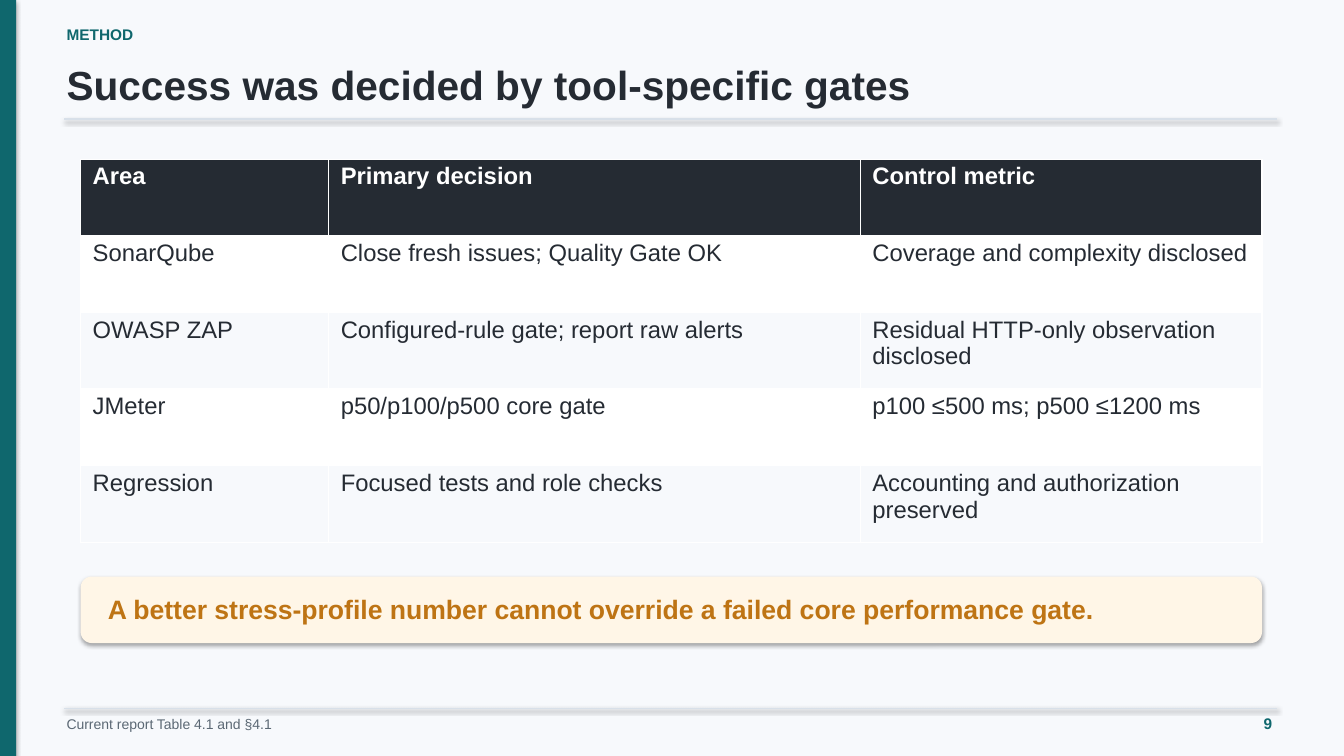
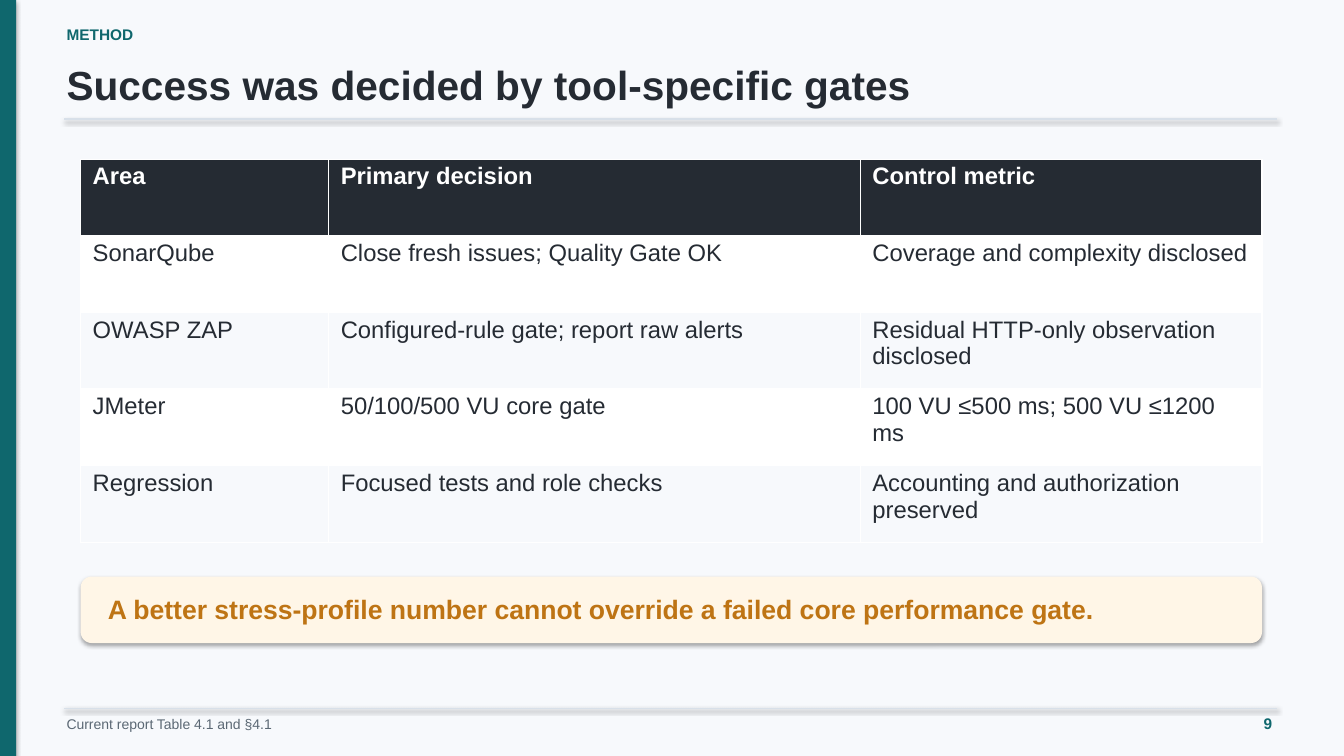
Before and after one commit to minatozaki98/financial-accounting, a slide deck: slide 9 of Document/outputs/final-defense/G6519692_Zaw_Ye_Htut_Ko_Final_Thesis_Defense.pptx. Drawn at 1344x756 pixels with LibreOffice and Linux fonts; fonts in the diff are those of the drawing. Boxes give left, top, right and bottom in pixels: in the first picture for what was removed or moved away, otherwise in the second. Text is boxed around its words. In the diff, an @@ line names an element or a change of style, - is before the commit and + after.

```diff
--- a/Document/outputs/final-defense/G6519692_Zaw_Ye_Htut_Ko_Final_Thesis_Defense.pptx
+++ b/Document/outputs/final-defense/G6519692_Zaw_Ye_Htut_Ko_Final_Thesis_Defense.pptx
@@ table at (x1=81, y1=159, x2=1261, y2=542) @@
-row 4, column 2: p50/p100/p500 core gate
+row 4, column 2: 50/100/500 VU core gate
-row 4, column 3: p100 ≤500 ms; p500 ≤1200 ms
+row 4, column 3: 100 VU ≤500 ms; 500 VU ≤1200 ms
```
Also in this commit, not shown: 9 other slides changed, 10 other files.
